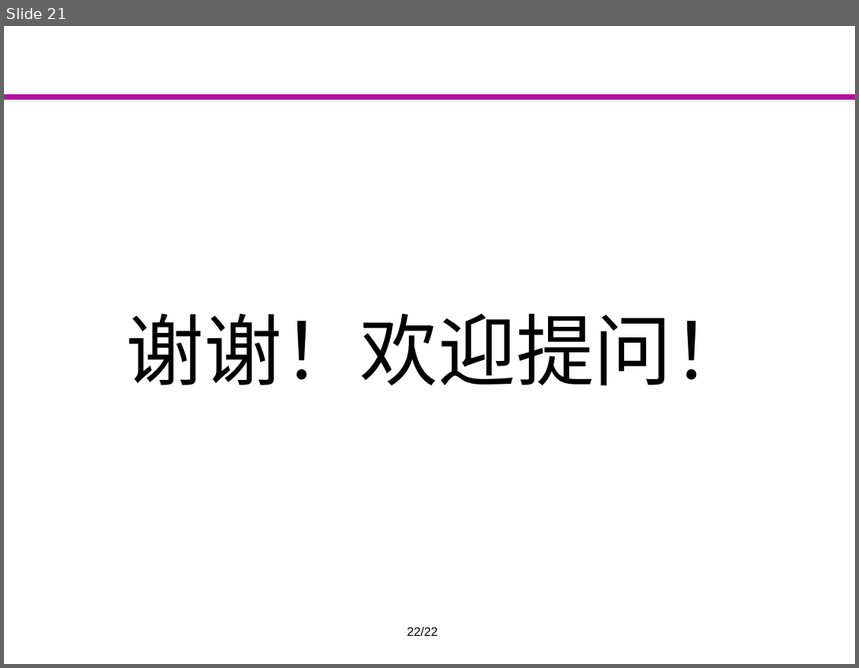
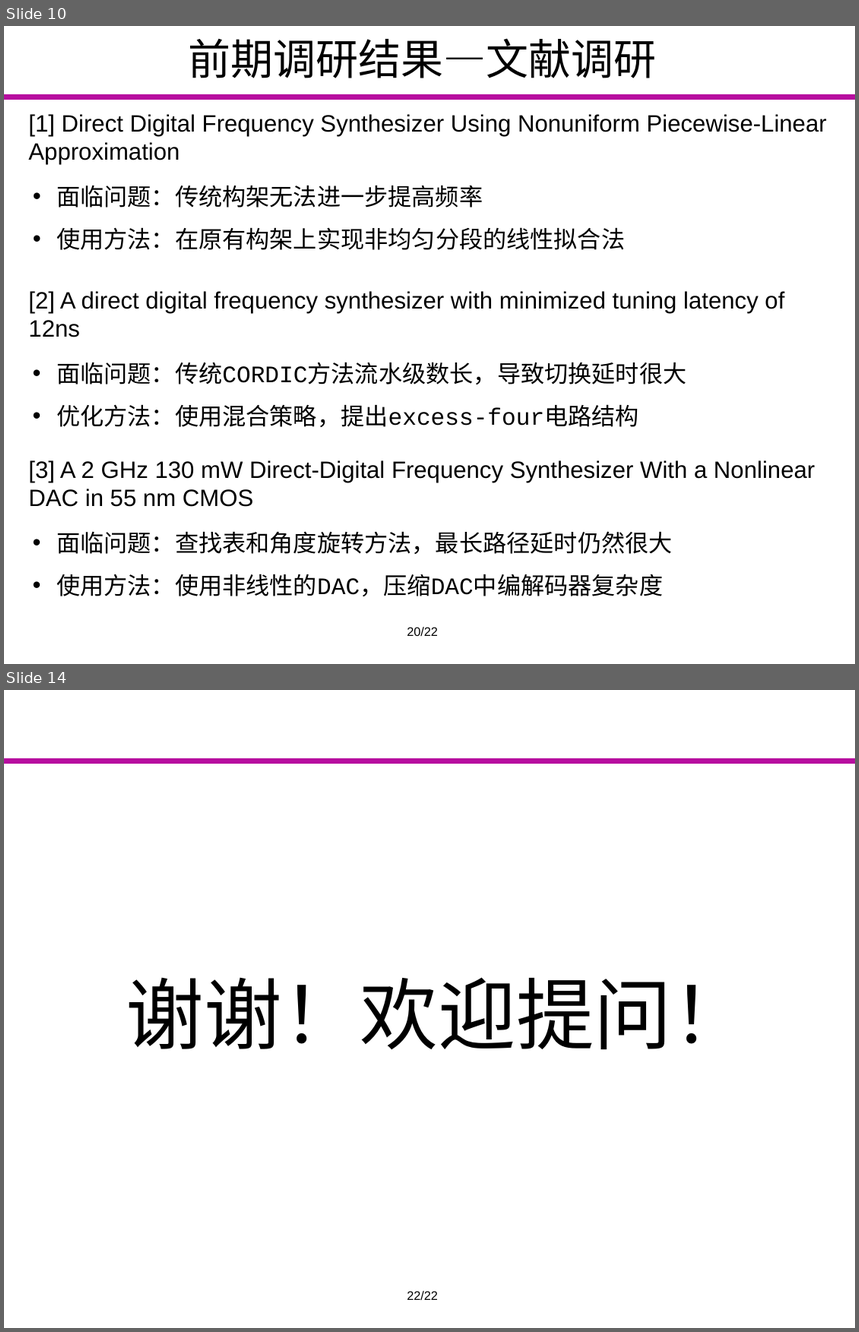
Before and after one commit to Markov2016/kaiti, a slide deck: ppt/yyx_v1.0.pptx. Shown one above the other, each under a label of ours: slide 21 before the commit, slides 10 and 14 after it; the slides between them are not shown. The pictures are 859x668 and 859x1332 pixels, drawn with LibreOffice and Linux fonts; fonts in the diff are those of the drawing; background and template pictures are left out. Boxes give left, top, right and bottom in pixels: in the first picture for what was removed or moved away, otherwise in the second. Text is boxed around its words. In the diff, an @@ line names an element or a change of style, - is before the commit and + after.

```diff
--- a/ppt/yyx_v1.0.pptx
+++ b/ppt/yyx_v1.0.pptx
@@ slide 10 added at [4, 26, 855, 664], background #FFFFFF; not listed: 1 template element that a slide beside it also shows @@
@@ title added at [189, 38, 657, 78], 36 pt, text #000000 @@
+前期调研结果—文献调研
@@ text added at [28, 114, 827, 165], 20 pt, text #000000 @@
+[1] Direct Digital Frequency Synthesizer Using Nonuniform Piecewise-Linear Approximation
@@ text added at [56, 185, 625, 250], 20 pt, text #000000 @@
+• 面临问题：传统构架无法进一步提高频率
+• 使用方法：在原有构架上实现非均匀分段的线性拟合法
@@ text added at [28, 291, 785, 338], 20 pt, text #000000 @@
+[2] A direct digital frequency synthesizer with minimized tuning latency of 12ns
@@ text added at [56, 362, 686, 427], 20 pt, text #000000 @@
+• 面临问题：传统CORDIC方法流水级数长，导致切换延时很大
+• 优化方法：使用混合策略，提出excess-four电路结构
@@ text added at [28, 461, 815, 507], 20 pt, text #000000 @@
+[3] A 2 GHz 130 mW Direct-Digital Frequency Synthesizer With a Nonlinear DAC in 55 nm CMOS
@@ text added at [56, 531, 672, 597], 20 pt, text #000000 @@
+• 面临问题：查找表和角度旋转方法，最长路径延时仍然很大
+• 使用方法：使用非线性的DAC，压缩DAC中编解码器复杂度
@@ text added at [407, 627, 438, 636], 10.5 pt, text #000000 @@
+20/22
@@ what was slide 21 is now slide 14 @@
```
Also in this commit, not shown: 6 slides changed, 4 other slides added, 12 slides removed.
